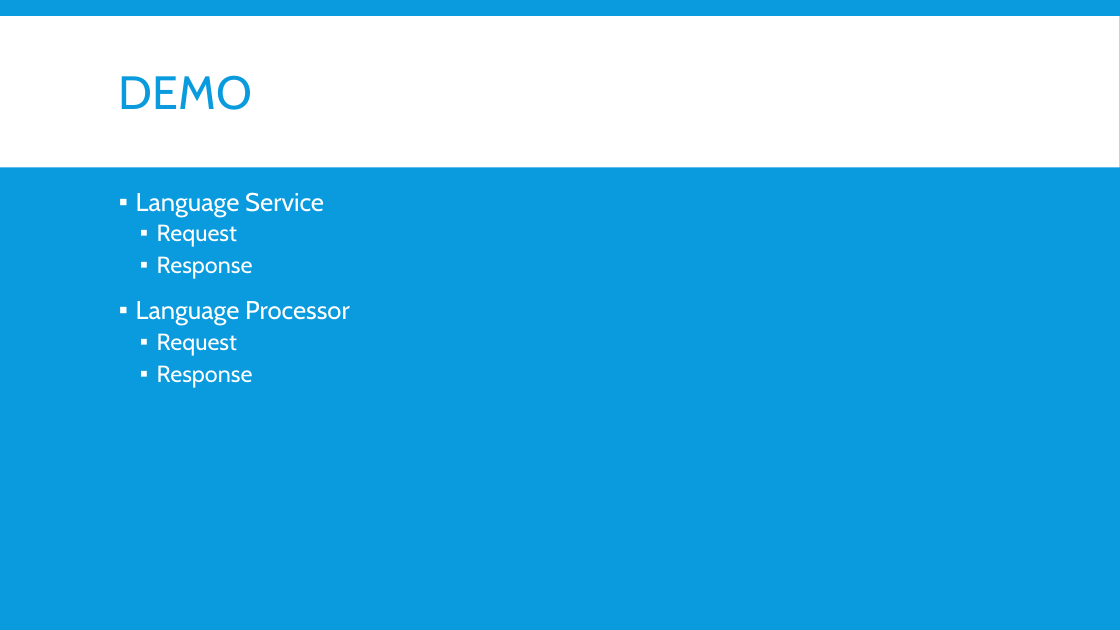
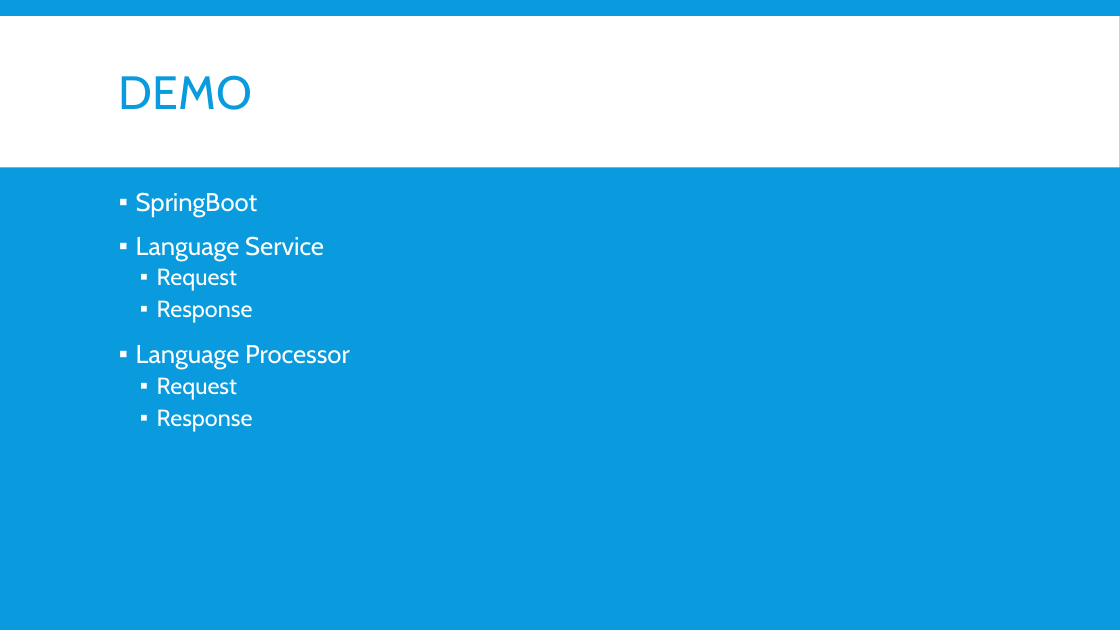
Before and after one commit to nickebbitt/wiremock-examples, a slide deck: slide 8 of mjc_lighning_talk_20161020.pptx. Drawn at 1120x630 pixels with LibreOffice and Linux fonts; fonts in the diff are those of the drawing. Boxes give left, top, right and bottom in pixels: in the first picture for what was removed or moved away, otherwise in the second. Text is boxed around its words. In the diff, an @@ line names an element or a change of style, - is before the commit and + after.

```diff
--- a/mjc_lighning_talk_20161020.pptx
+++ b/mjc_lighning_talk_20161020.pptx
@@ text at (136, 192, 257, 216): paragraph added @@
+▪ SpringBoot
```
Also in this commit, not shown: 6 other files.
